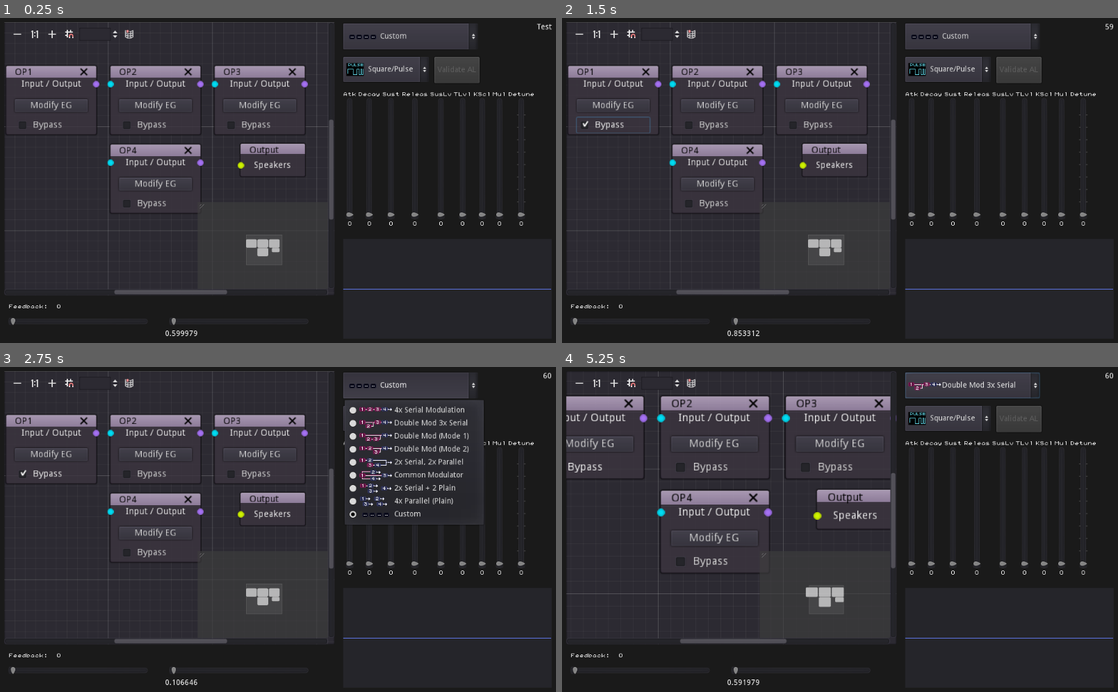
Above: before the commit, frames 1-4 (two rows, left to right).
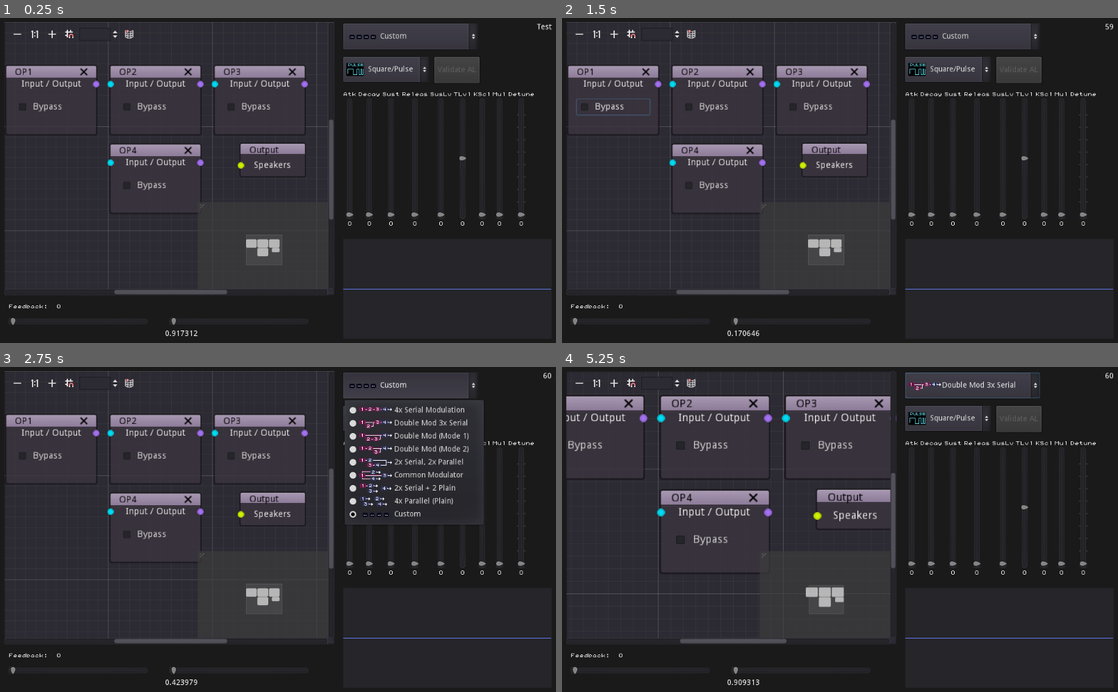
Above: after the commit, the same moments.

Repository: nobuyukinyuu/gdsFM
Game: Godot game, scene res://main.tscn
Same seed, same stepped clock (60 frames per second), same inputs: the game is played once before the commit and once after it.
Inputs (mouse positions are in pixels of both pictures, inside the frame that each line leads up to):
- Up to frame 1 (0.25 s): no input
- Up to frame 2 (1.5 s): click (612, 105) at 0.5 s, where only the run before the commit has a clickable "Modify EG"; click "Bypass" at 1.25 s
- Up to frame 3 (2.75 s): click "Custom" at 2 s
- Up to frame 4 (5.25 s): click "Square/Pulse" at 2.75 s; click "Double Mod 3x Serial" at 3.5 s; click (578, 383) at 4.25 s; click (612, 383) at 5 s

The runs differ from the first frame. In frame 1, 0.9% of the frame differs, in the area x 2-84%, y 25-98%; in frame 2, 1.1%; in frame 3, 0.9%; in frame 4, 1.1%, in the area x 0-84%, y 21-98%.

Commit message:
TL support

Diff:
--- a/!global.gd
+++ b/!global.gd
@@ -38,7 +38,7 @@
 	var sr=0	#Sustain
 #	var rr=0	#Release
 	var sl=0	#Sustain level
-	var tl=0	#Total level  (attenuation)
+	var tl=50	#Total level  (attenuation)
 	var ks=0	#Key scale
 	var mul=0	#Frequency multiplier
 	var dt=0	#Detune
--- a/EGControl.gd
+++ b/EGControl.gd
@@ -1,13 +1,25 @@
 extends Control
+
+var currentEG:global.Instr  #Current instrument associated with the controls.
 
 func _ready():
 	for o in $H.get_children():
 		o.get_node("Slider").connect("value_changed", self, "_on_slider_change", [o.name])
 
 
+func load_settings(instr:global.Instr):
+	currentEG = instr
+
+	for setting in $H.get_children():
+		var s = setting.name.to_lower()
+		get_node("H/%s/Slider" % setting.name).value = instr.get(s)
+
 
 func _on_slider_change(value, which):
 	$H.get_node(which + "/Val").text = str(value)
+
+	if currentEG:
+		currentEG.set(which.to_lower(), value)
 
 
 #Gets a specified slider value.
--- a/EGControl.tscn
+++ b/EGControl.tscn
@@ -19,6 +19,9 @@
 size_flags_horizontal = 3
 size_flags_vertical = 3
 custom_constants/separation = 4
+__meta__ = {
+"_edit_use_anchors_": false
+}
 
 [node name="AR" type="VBoxContainer" parent="H"]
 margin_right = 24.0
@@ -178,6 +181,7 @@
 margin_bottom = 202.0
 size_flags_horizontal = 3
 size_flags_vertical = 3
+value = 50.0
 ticks_on_borders = true
 
 [node name="Val" type="Label" parent="H/TL"]
--- a/OP-CenterNode.gd
+++ b/OP-CenterNode.gd
@@ -11,14 +11,13 @@
 #var dt=0	#Detune
 
 var hz = 440.0  #Operator frequency.  Tuned to A-4 by default
-var waveform = 0  #TODO:  Make enum.  Default 0 (Sine)
-var duty = 0.5  #Duty cycle for pulses.  Might have other uses for config...
 
 var feedback = 0  #TODO:  Figure out if this is OK to use on multiple operators
 
 var connections = {}  #This is filled in by the algorithm validator.
 
 var eg = global.Instr.new()   #Envelope generator
+
 
 func _ready():
 #	print(name, " inputs: ", get_connection_input_count(),\
@@ -41,17 +40,23 @@
 
 		modulator /= connections.size()
 
+		if $Bypass.pressed:  return modulator
+
 		#Now modulate.
 		phase += modulator.y
 		phase = (gen.sint2(phase) + 1) / 2.0
 
 		out.x = hz
-		out.y = gen.wave(phase, gen.waveforms.SINE)  * (1+ eg.dt/500.0)
+		out.y = gen.wave(phase, eg.waveform)  * (1+ eg.dt/500.0)
+
+		out.y *= eg.tl / 100.0
 
 	else:  #Terminus.  No further modulation required.
 		out.x = hz
-		out.y = gen.wave(phase, gen.waveforms.SINE) * (1+ eg.dt/500.0)
-#		if is_carrier:  out.y = sin(phase*hz/2)
-
+		if $Bypass.pressed:
+			out.y = 0
+		else:
+			out.y = gen.wave(phase, eg.waveform) * (1+ eg.dt/500.0)
+			out.y *= eg.tl / 100.0
 
 	return out
--- a/OP-CenterNode.tscn
+++ b/OP-CenterNode.tscn
@@ -2,9 +2,11 @@
 
 [ext_resource path="res://OP-CenterNode.gd" type="Script" id=1]
 
-[node name="OP" type="GraphNode"]
+[node name="OP" type="GraphNode" groups=[
+"operator",
+]]
 margin_right = 136.0
-margin_bottom = 111.0
+margin_bottom = 84.0
 mouse_filter = 1
 custom_constants/separation = 8
 title = "OP"
@@ -27,13 +29,10 @@
 slot/2/right_enabled = false
 slot/2/right_type = 0
 slot/2/right_color = Color( 1, 1, 1, 1 )
-slot/3/left_enabled = false
-slot/3/left_type = 0
-slot/3/left_color = Color( 1, 1, 1, 1 )
-slot/3/right_enabled = false
-slot/3/right_type = 0
-slot/3/right_color = Color( 1, 1, 1, 1 )
 script = ExtResource( 1 )
+__meta__ = {
+"_edit_use_anchors_": false
+}
 
 [node name="Label" type="Label" parent="."]
 margin_left = 16.0
@@ -50,18 +49,11 @@
 margin_right = 120.0
 margin_bottom = 46.0
 
-[node name="Button" type="Button" parent="."]
+[node name="Bypass" type="CheckBox" parent="."]
 margin_left = 16.0
 margin_top = 54.0
 margin_right = 120.0
-margin_bottom = 74.0
-text = "Modify EG"
-
-[node name="CheckBox" type="CheckBox" parent="."]
-margin_left = 16.0
-margin_top = 82.0
-margin_right = 120.0
-margin_bottom = 106.0
+margin_bottom = 78.0
 custom_constants/hseparation = 8
 text = "Bypass"
 clip_text = true
--- a/main.gd
+++ b/main.gd
@@ -117,3 +117,8 @@
 		$btnValidate.disabled = false
 	else:
 		$btnValidate.disabled = true
+
+#Load the envelope generator for the node.
+func _on_GraphEdit_node_selected(node):
+	if node.is_in_group("operator"):
+		$EGControl.load_settings(node.eg)
--- a/main.tscn
+++ b/main.tscn
@@ -51,7 +51,6 @@
 
 [sub_resource type="AudioStreamGenerator" id=2]
 mix_rate = 22050.0
-buffer_length = 1.0
 
 [sub_resource type="GDScript" id=3]
 script/source = "extends HSlider
@@ -109,6 +108,9 @@
 snap_distance = 16
 zoom = 1.2
 script = ExtResource( 14 )
+__meta__ = {
+"_edit_use_anchors_": false
+}
 
 [node name="OP1" parent="GraphEdit" instance=ExtResource( 3 )]
 margin_top = 76.8
@@ -234,7 +236,32 @@
 "_edit_use_anchors_": false
 }
 
-[node name="OptionButton" type="OptionButton" parent="."]
+[node name="Label2" type="Label" parent="."]
+anchor_top = 1.0
+anchor_bottom = 1.0
+margin_left = 304.0
+margin_top = -24.0
+margin_right = 347.0
+margin_bottom = -10.0
+text = "dfgrdfg"
+__meta__ = {
+"_edit_use_anchors_": false
+}
+
+[node name="Panel" type="Panel" parent="."]
+anchor_left = 1.0
+anchor_right = 1.0
+anchor_bottom = 1.0
+margin_left = -392.0
+margin_top = 408.0
+margin_right = -8.0
+margin_bottom = -8.0
+
+[node name="Line2D" type="Line2D" parent="Panel"]
+width = 1.0
+texture_mode = 1044891074
+
+[node name="Algorithm" type="OptionButton" parent="."]
 anchor_left = 1.0
 anchor_right = 1.0
 margin_left = -392.0
@@ -249,32 +276,7 @@
 "_edit_use_anchors_": false
 }
 
-[node name="Label2" type="Label" parent="."]
-anchor_top = 1.0
-anchor_bottom = 1.0
-margin_left = 304.0
-margin_top = -24.0
-margin_right = 347.0
-margin_bottom = -10.0
-text = "dfgrdfg"
-__meta__ = {
-"_edit_use_anchors_": false
-}
-
-[node name="Panel" type="Panel" parent="."]
-anchor_left = 1.0
-anchor_right = 1.0
-anchor_bottom = 1.0
-margin_left = -392.0
-margin_top = 408.0
-margin_right = -8.0
-margin_bottom = -8.0
-
-[node name="Line2D" type="Line2D" parent="Panel"]
-width = 1.0
-texture_mode = 1044891074
-
-[node name="OptionButton2" type="OptionButton" parent="."]
+[node name="Waveform" type="OptionButton" parent="."]
 anchor_left = 1.0
 anchor_right = 1.0
 margin_left = -392.0
@@ -292,6 +294,7 @@
 [connection signal="changed" from="GraphEdit" to="." method="_on_GraphEdit_changed"]
 [connection signal="connection_request" from="GraphEdit" to="GraphEdit" method="_on_GraphEdit_connection_request"]
 [connection signal="disconnection_request" from="GraphEdit" to="GraphEdit" method="_on_GraphEdit_disconnection_request"]
+[connection signal="node_selected" from="GraphEdit" to="." method="_on_GraphEdit_node_selected"]
 [connection signal="value_changed" from="FB" to="." method="_on_FB_value_changed"]
 [connection signal="value_changed" from="FB2" to="FB2" method="_on_FB2_value_changed"]
 [connection signal="timeout" from="Timer" to="Timer" method="_on_Timer_timeout"]
